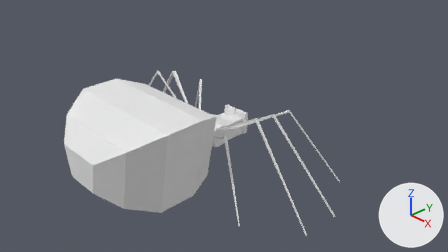
What one commit did to the Blender file Assets/Characters/SpiderBad.blend.
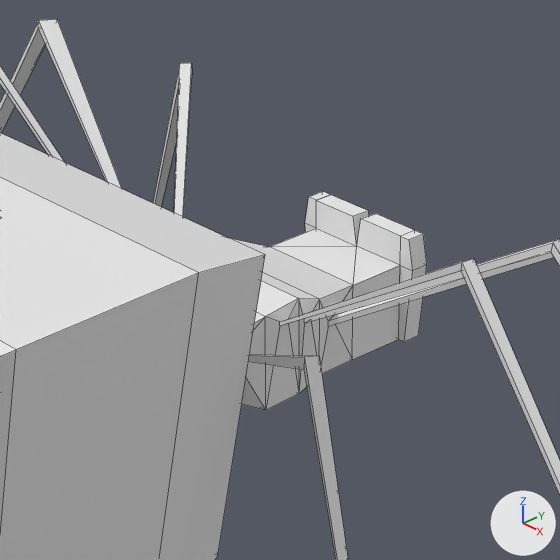
Each version appears first from the file's camera 'Camera', and next in a close-up on the part from 37% to 61% of the width and 27% to 70% of the height. Every picture has the same lights, and +X, +Y and +Z are marked at lower right. The close-ups show mesh edges as thin lines.
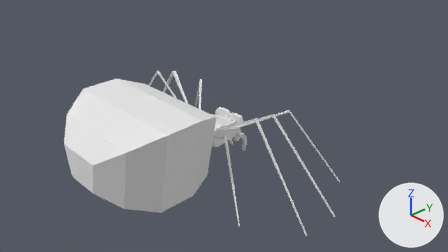
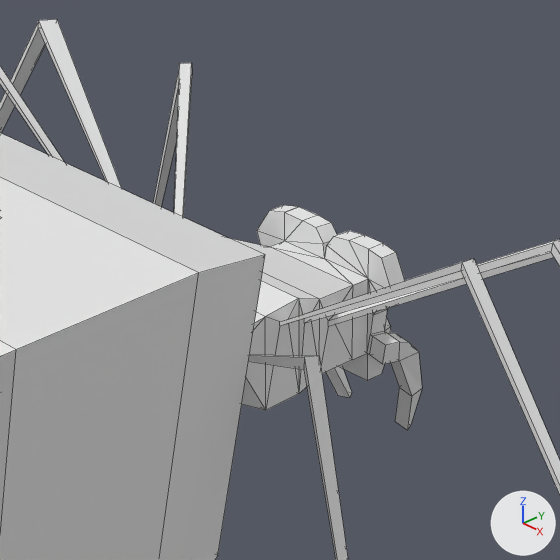
Commit message: lowpoly bad spider

The edits, one by one:
me_cube is used by ob_cube; location (0.0, 0.0, 0.0).
me_cube had 174 vertices, 176 faces and spanned x -3.14..3.21, y -3.12..1.78, z -0.75..1.5.
me_cube now has 248 vertices, 262 faces and spans x -3.14..3.21, y -3.12..1.78, z -0.75..1.5.
Part 1, on me_cube:
17 vertices are removed from x -0.32..0.32, y 0.88..0.97, z 0.02..0.55.
37 faces are deleted.
6 vertices in x -0.27..0.29, y 0.88..0.97, z 0.02..0.55 move by (0.0, -0.2, 0.0).
15 vertices move from x -0.34..0.37, y 0.88..0.97, z 0.02..0.55 to x -0.46..0.44, y 0.68..0.77, z -0.12..0.55.
67 vertices are added at x -0.46..0.41, y 0.68..1.0, z -0.51..0.55.
5 new vertices lie (0.0, 0.0, -0.15) away from vertices in x -0.27..0.29, y 0.88..0.97, z 0.4..0.55.
8 new vertices lie (0.0, 0.09, 0.0) away from vertices in x -0.34..0.41, y 0.68, z -0.12..0.55.
6 new vertices lie (0.09, 0.0, 0.02) away from vertices in x -0.39..-0.32, y 0.68..0.9, z -0.26..0.1.
5 new vertices lie (0.0, 0.0, 0.1) away from vertices in x -0.26..0.28, y 0.79..0.83, z 0.0.
123 new faces join them.

What differs and where, as boxes [x1, y1, x2, y2] in the close-ups (560 x 560 px):
part 1 of me_cube, built on: before [270, 191, 427, 360]; after [257, 205, 422, 430]
